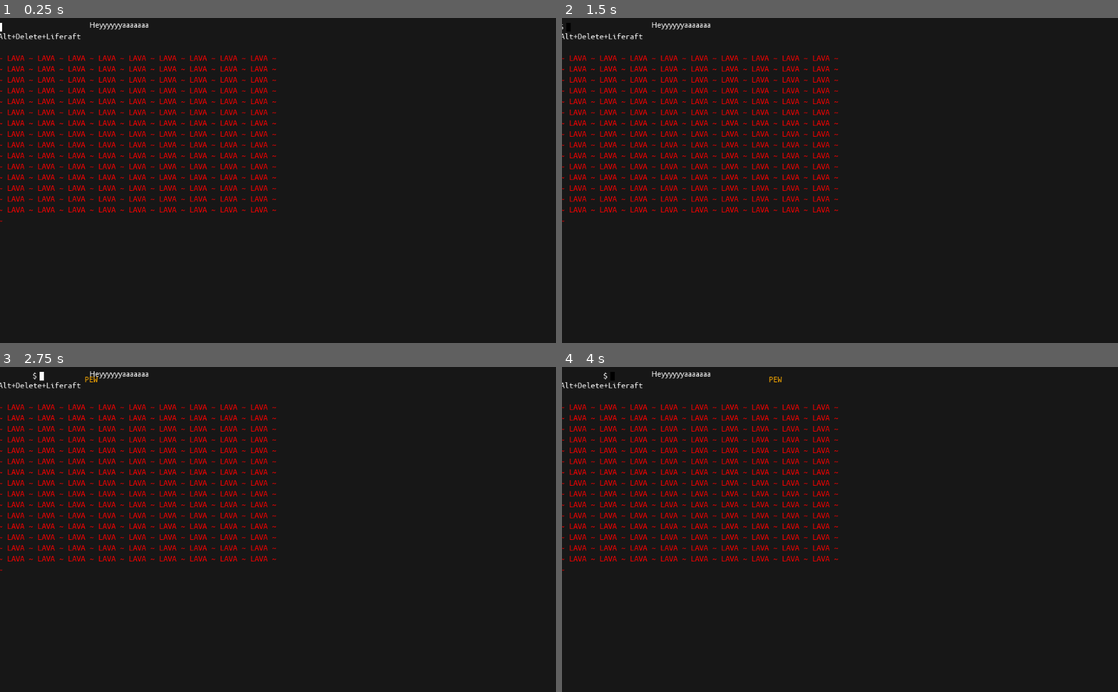
Above: before the commit, frames 1-4 (two rows, left to right).
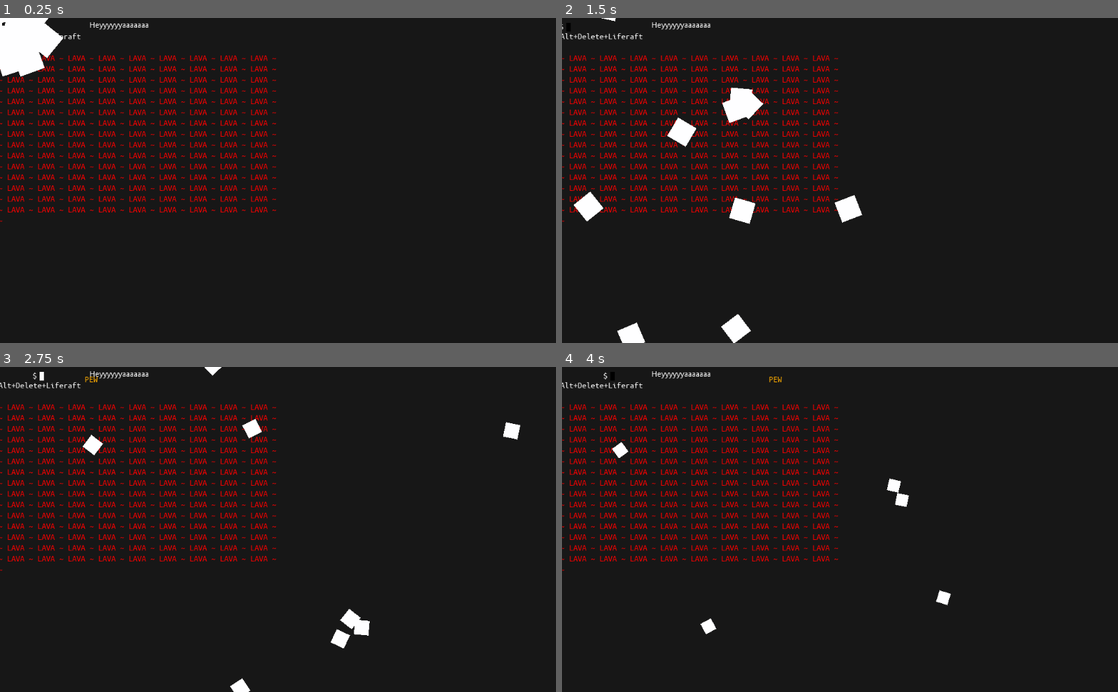
Above: after the commit, the same moments.

Repository: jaydubbyasee/ld45terminal
Game: Godot game, scene res://scenes/levels/TestLevel.tscn
Two runs of this game, one before a commit and one after it. Both use one fixed random seed, a clock stepped at 60 frames per second and the inputs below. This scene is started directly instead of the project's main scene.
Inputs (mouse positions are in pixels of both pictures, inside the frame that each line leads up to):
- Up to frame 1 (0.25 s): no input
- Up to frame 2 (1.5 s): click (650, 27) at 0.52 s; type "12" at 0.6 s; tap Enter (ui_accept) at 1.25, 1.35 s; hold Right (ui_right) from 1.28 s (still down)
- Up to frame 3 (2.75 s): keep holding Right (ui_right); tap Enter (ui_accept) at 1.52, 1.82, 2.27, 2.3, 2.57 s; tap D (shoot) at 2.1 s
- Up to frame 4 (4 s): release Right (ui_right) at 2.78 s; hold Left (ui_left) 2.78-3.53 s; tap Enter (ui_accept) at 2.85, 3.77, 3.8 s; hold Right (ui_right) from 3.53 s (still down); tap D (shoot) at 3.6 s

The runs differ from the first frame. In frame 1, 1.5% of the frame differs, in the area x 0-12%, y 0-19%; in frame 2, 2.1%, in the area x 2-54%, y 0-100%; in frame 3, 0.9%; in frame 4, 0.4%.

Commit message:
Add death sequence for the player character

Diff:
--- a/CursorBoy.gd
+++ b/CursorBoy.gd
@@ -21,6 +21,7 @@
 var _mode = CURSOR_MODE.normal
 
 func _ready():
+	$DeathParticleSystem.emitting = false
 	$AnimatedSprite.play("default")
 
 func _physics_process(delta):
@@ -79,3 +80,11 @@
 
 	if is_on_floor():
 		_is_jumping = false
+
+func die():
+	# Spawn a particle system in the parent scene
+	var particle_system = $DeathParticleSystem.duplicate()
+	get_parent().add_child(particle_system)
+	particle_system.global_position = global_position
+	particle_system.emitting = true
+	$DeathSfxPlayer.play()
--- a/CursorBoy.tscn
+++ b/CursorBoy.tscn
@@ -1,9 +1,10 @@
-[gd_scene load_steps=10 format=2]
+[gd_scene load_steps=13 format=2]
 
 [ext_resource path="res://CursorBoy.gd" type="Script" id=1]
 [ext_resource path="res://sprites/CursorBoy1.png" type="Texture" id=2]
 [ext_resource path="res://sprites/CursorBoy2.png" type="Texture" id=3]
 [ext_resource path="res://fonts/ubuntu-font-family-0.83/UbuntuMono-R.ttf" type="DynamicFontData" id=4]
+[ext_resource path="res://sfx/death_sound_01.wav" type="AudioStream" id=5]
 
 [sub_resource type="StyleBoxEmpty" id=1]
 
@@ -22,6 +23,12 @@
 
 [sub_resource type="DynamicFont" id=5]
 font_data = ExtResource( 4 )
+
+[sub_resource type="ShaderMaterial" id=6]
+
+[sub_resource type="Curve" id=7]
+max_value = 80.0
+_data = [ Vector2( 0.00799196, 47.6445 ), 0.0, 0.0, 0, 0, Vector2( 0.379858, 21.7749 ), 0.0, 0.0, 0, 0, Vector2( 0.929077, 12.5358 ), 0.0, 0.0, 0, 0 ]
 
 [node name="CursorBoy" type="KinematicBody2D"]
 script = ExtResource( 1 )
@@ -51,3 +58,30 @@
 margin_bottom = 6.84791
 custom_fonts/font = SubResource( 5 )
 text = "$"
+
+[node name="DeathParticleSystem" type="CPUParticles2D" parent="."]
+material = SubResource( 6 )
+emitting = false
+amount = 32
+lifetime = 10.0
+one_shot = true
+explosiveness = 1.0
+randomness = 1.0
+local_coords = false
+spread = 180.0
+gravity = Vector2( 0, 98 )
+initial_velocity = 400.0
+initial_velocity_random = 0.82
+angular_velocity = 180.0
+angular_velocity_random = 1.0
+linear_accel = 11.9
+radial_accel = 26.8
+radial_accel_random = 1.0
+angle_random = 1.0
+scale_amount_random = 1.0
+scale_amount_curve = SubResource( 7 )
+anim_speed = 28.0
+anim_speed_random = 1.0
+
+[node name="DeathSfxPlayer" type="AudioStreamPlayer" parent="."]
+stream = ExtResource( 5 )
--- a/project.godot
+++ b/project.godot
@@ -26,6 +26,13 @@
 
 [input]
 
+ui_accept={
+"deadzone": 0.5,
+"events": [ Object(InputEventKey,"resource_local_to_scene":false,"resource_name":"","device":0,"alt":false,"shift":false,"control":false,"meta":false,"command":false,"pressed":false,"scancode":16777221,"unicode":0,"echo":false,"script":null)
+, Object(InputEventKey,"resource_local_to_scene":false,"resource_name":"","device":0,"alt":false,"shift":false,"control":false,"meta":false,"command":false,"pressed":false,"scancode":16777222,"unicode":0,"echo":false,"script":null)
+, Object(InputEventJoypadButton,"resource_local_to_scene":false,"resource_name":"","device":0,"button_index":0,"pressure":0.0,"pressed":false,"script":null)
+ ]
+}
 ui_left={
 "deadzone": 0.5,
 "events": [ Object(InputEventKey,"resource_local_to_scene":false,"resource_name":"","device":0,"alt":false,"shift":false,"control":false,"meta":false,"command":false,"pressed":false,"scancode":16777231,"unicode":0,"echo":false,"script":null)
@@ -45,6 +52,7 @@
 "events": [ Object(InputEventKey,"resource_local_to_scene":false,"resource_name":"","device":0,"alt":false,"shift":false,"control":false,"meta":false,"command":false,"pressed":false,"scancode":16777232,"unicode":0,"echo":false,"script":null)
 , Object(InputEventJoypadButton,"resource_local_to_scene":false,"resource_name":"","device":0,"button_index":12,"pressure":0.0,"pressed":false,"script":null)
 , Object(InputEventKey,"resource_local_to_scene":false,"resource_name":"","device":0,"alt":false,"shift":false,"control":false,"meta":false,"command":false,"pressed":false,"scancode":74,"unicode":0,"echo":false,"script":null)
+, Object(InputEventKey,"resource_local_to_scene":false,"resource_name":"","device":0,"alt":false,"shift":false,"control":false,"meta":false,"command":false,"pressed":false,"scancode":32,"unicode":0,"echo":false,"script":null)
  ]
 }
 ui_down={
--- a/scenes/levels/TestLevel.gd
+++ b/scenes/levels/TestLevel.gd
@@ -2,6 +2,9 @@
 
 onready var cursor_scene = preload("res://CursorBoy.tscn")
 
+func _ready():
+	$CursorBoy.die()
+
 func _on_death(body):
 	get_tree().change_scene("res://scenes/levels/GameOver.tscn")
 	pass
--- /dev/null
+++ b/scenes/levels/level01/CameraTransitionTrigger.gd
@@ -0,0 +1,13 @@
+extends Area2D
+
+# Declare member variables here. Examples:
+# var a = 2
+# var b = "text"
+
+# Called when the node enters the scene tree for the first time.
+func _ready():
+	pass # Replace with function body.
+
+# Called every frame. 'delta' is the elapsed time since the previous frame.
+#func _process(delta):
+#	pass
--- a/scenes/levels/level01/Level_01_Tutorial.gd
+++ b/scenes/levels/level01/Level_01_Tutorial.gd
@@ -9,8 +9,6 @@
 
 func _on_help_trigger_exited(body_id, body, body_shape, area_shape):
 	if $CursorBoy == body:
-		$Tween.interpolate_property($Camera2D, "position", $Camera2D.position, $CameraHint01.position, 0.5, Tween.TRANS_CUBIC, Tween.EASE_IN_OUT)
-		$Tween.start()
 		print_debug("player exited")
 		help_entered = false
 	pass
@@ -38,11 +36,12 @@
 	if level_trigger_entered:
 		match text:
 			"open":
-				get_tree().change_scene("res://scenes/levels/level02/Level_02.tscn")
+				get_tree().change_scene("res://scenes/levels/GameOver.tscn")
+				# get_tree().change_scene("res://scenes/levels/level02/Level_02.tscn")
 
 var level_trigger_entered = false
 func _on_Level2Trigger_body_shape_entered(body_id, body, body_shape, area_shape):
-	if $CursorBoy == body:
+	if body == $CursorBoy:
 		level_trigger_entered = true
 	pass
 
@@ -51,3 +50,20 @@
 	if $CursorBoy == body:
 		level_trigger_entered = false
 	pass
+
+
+func _on_WorldBounds_body_exited(body):
+	if body == $CursorBoy:
+		print("ded")
+		$CursorBoy.die()
+	pass # Replace with function body.
+
+
+func _on_CameraTransitionTrigger01_body_entered(body):
+	if body == $CursorBoy:
+		print("entered camera trans")
+		var camera = $Cameras/Camera
+		var camera_hint = $Cameras/CameraHint01
+		$Tween.interpolate_property(camera, "position", camera.position, camera_hint.position, 0.5, Tween.TRANS_CUBIC, Tween.EASE_IN_OUT)
+		$Tween.start()
+	pass # Replace with function body.
--- a/scenes/levels/level01/Level_01_Tutorial.tscn
+++ b/scenes/levels/level01/Level_01_Tutorial.tscn
@@ -1,49 +1,49 @@
-[gd_scene load_steps=12 format=2]
+[gd_scene load_steps=13 format=2]
 
 [ext_resource path="res://scenes/levels/level01/Level_01_Tutorial.gd" type="Script" id=1]
 [ext_resource path="res://CursorBoy.tscn" type="PackedScene" id=2]
 [ext_resource path="res://scripts/collidable_label.gd" type="Script" id=3]
-[ext_resource path="res://scenes/levels/level01/HelpTrigger.gd" type="Script" id=4]
-[ext_resource path="res://scenes/levels/level01/Node.gd" type="Script" id=5]
-[ext_resource path="res://scenes/levels/level01/FileGroup.gd" type="Script" id=6]
+[ext_resource path="res://scenes/levels/level01/Node.gd" type="Script" id=4]
+[ext_resource path="res://scenes/levels/level01/FileGroup.gd" type="Script" id=5]
+[ext_resource path="res://scenes/levels/level01/HelpTrigger.gd" type="Script" id=6]
 
 [sub_resource type="RectangleShape2D" id=1]
+extents = Vector2( 581.667, 410.269 )
+
+[sub_resource type="RectangleShape2D" id=2]
 extents = Vector2( 3.99892, 7.56165 )
 
-[sub_resource type="RectangleShape2D" id=2]
-extents = Vector2( 175.014, 88.6747 )
-
-[sub_resource type="GDScript" id=3]
-script/source = "extends Camera2D
-
-# Declare member variables here. Examples:
-# var a = 2
-# var b = \"text\"
-
-# Called when the node enters the scene tree for the first time.
-func _ready():
-	pass # Replace with function body.
-
-# Called every frame. 'delta' is the elapsed time since the previous frame.
-#func _process(delta):
-#	pass
-"
+[sub_resource type="RectangleShape2D" id=5]
+extents = Vector2( 334.041, 382.45 )
+
+[sub_resource type="RectangleShape2D" id=6]
+extents = Vector2( 50, 40 )
+
+[sub_resource type="RectangleShape2D" id=7]
+extents = Vector2( 270, 250 )
 
 [sub_resource type="RectangleShape2D" id=4]
-extents = Vector2( 270, 250 )
-
-[sub_resource type="RectangleShape2D" id=5]
-extents = Vector2( 50, 40 )
+extents = Vector2( 151.302, 60.5969 )
 
 [node name="Level01_Tutorial" type="Node2D"]
 script = ExtResource( 1 )
 
+[node name="WorldBounds" type="Area2D" parent="."]
+editor/display_folded = true
+position = Vector2( -235.602, 352.452 )
+
+[node name="CollisionShape2D" type="CollisionShape2D" parent="WorldBounds"]
+self_modulate = Color( 0, 0, 0, 1 )
+show_behind_parent = true
+position = Vector2( 667.673, 46.7792 )
+shape = SubResource( 1 )
+
 [node name="CursorBoy" parent="." instance=ExtResource( 2 )]
 editor/display_folded = true
 position = Vector2( 21.7078, 29.8747 )
 
 [node name="CollisionBox" parent="CursorBoy" index="1"]
-shape = SubResource( 1 )
+shape = SubResource( 2 )
 
 [node name="Platform1" type="Label" parent="."]
 margin_left = 6.0
@@ -61,16 +61,9 @@
 text = "Use the command /help or /h to get started"
 script = ExtResource( 3 )
 
-[node name="HelpTrigger" type="Area2D" parent="."]
-position = Vector2( 96.1257, 75.8678 )
+[node name="HelpGroup" type="Node" parent="."]
+editor/display_folded = true
 script = ExtResource( 4 )
-
-[node name="CollisionShape2D" type="CollisionShape2D" parent="HelpTrigger"]
-position = Vector2( 76.4565, 14.1322 )
-shape = SubResource( 2 )
-
-[node name="HelpGroup" type="Node" parent="."]
-script = ExtResource( 5 )
 
 [node name="CollidableLabel2" type="Label" parent="HelpGroup"]
 margin_left = 360.0
@@ -122,18 +115,11 @@
 text = "clear - clears and resets the terminal"
 script = ExtResource( 3 )
 
-[node name="Camera2D" type="Camera2D" parent="."]
-position = Vector2( 510, 300 )
-current = true
-script = SubResource( 3 )
-
-[node name="CameraHint01" type="Node2D" parent="."]
-position = Vector2( 820, 510 )
-
 [node name="Tween" type="Tween" parent="."]
 
 [node name="FileGroup" type="Node" parent="."]
-script = ExtResource( 6 )
+editor/display_folded = true
+script = ExtResource( 5 )
 
 [node name="CollidableLabel" type="Label" parent="FileGroup"]
 margin_left = 320.0
@@ -162,19 +148,6 @@
 text = "level02.txt"
 script = ExtResource( 3 )
 
-[node name="CommandsTrigger" type="Area2D" parent="."]
-
-[node name="CollisionShape2D" type="CollisionShape2D" parent="CommandsTrigger"]
-position = Vector2( 508.452, 440 )
-shape = SubResource( 4 )
-
-[node name="Level2Trigger" type="Area2D" parent="."]
-position = Vector2( 320, 610 )
-
-[node name="CollisionShape2D" type="CollisionShape2D" parent="Level2Trigger"]
-position = Vector2( 40, 10 )
-shape = SubResource( 5 )
-
 [node name="CollidableLabel" type="Label" parent="."]
 margin_left = 5.73999
 margin_top = 61.7907
@@ -182,12 +155,60 @@
 margin_bottom = 75.7907
 text = "To enter command mode, press <enter>"
 script = ExtResource( 3 )
+
+[node name="Triggers" type="Node" parent="."]
+editor/display_folded = true
+
+[node name="HelpTrigger" type="Area2D" parent="Triggers"]
+editor/display_folded = true
+visible = false
+position = Vector2( 96.1257, 75.8678 )
+script = ExtResource( 6 )
+
+[node name="CollisionShape2D" type="CollisionShape2D" parent="Triggers/HelpTrigger"]
+position = Vector2( 236.739, 321.253 )
+shape = SubResource( 5 )
+
+[node name="Level2Trigger" type="Area2D" parent="Triggers"]
+editor/display_folded = true
+visible = false
+position = Vector2( 320, 610 )
+
+[node name="CollisionShape2D" type="CollisionShape2D" parent="Triggers/Level2Trigger"]
+position = Vector2( 40, 10 )
+shape = SubResource( 6 )
+
+[node name="CommandsTrigger" type="Area2D" parent="Triggers"]
+editor/display_folded = true
+visible = false
+
+[node name="CollisionShape2D" type="CollisionShape2D" parent="Triggers/CommandsTrigger"]
+position = Vector2( 508.452, 440 )
+shape = SubResource( 7 )
+
+[node name="Cameras" type="Node" parent="."]
+editor/display_folded = true
+
+[node name="CameraTransitionTrigger01" type="Area2D" parent="Cameras"]
+
+[node name="CollisionShape2D" type="CollisionShape2D" parent="Cameras/CameraTransitionTrigger01"]
+position = Vector2( 458.996, 251.439 )
+shape = SubResource( 4 )
+
+[node name="CameraHint01" type="Node2D" parent="Cameras"]
+position = Vector2( 820, 510 )
+
+[node name="Camera" type="Camera2D" parent="Cameras"]
+position = Vector2( 510, 300 )
+current = true
+[connection signal="body_exited" from="WorldBounds" to="." method="_on_WorldBounds_body_exited"]
 [connection signal="player_submitted_text" from="CursorBoy" to="." method="_on_CursorBoy_player_submitted_text"]
-[connection signal="body_shape_entered" from="HelpTrigger" to="." method="_on_player_enters_help_trigger"]
-[connection signal="body_shape_exited" from="HelpTrigger" to="." method="_on_help_trigger_exited"]
-[connection signal="body_shape_entered" from="CommandsTrigger" to="." method="_on_CommandsTrigger_body_shape_entered"]
-[connection signal="body_shape_exited" from="CommandsTrigger" to="." method="_on_CommandsTrigger_body_shape_exited"]
-[connection signal="body_shape_entered" from="Level2Trigger" to="." method="_on_Level2Trigger_body_shape_entered"]
-[connection signal="body_shape_exited" from="Level2Trigger" to="." method="_on_Level2Trigger_body_shape_exited"]
+[connection signal="body_shape_entered" from="Triggers/HelpTrigger" to="." method="_on_player_enters_help_trigger"]
+[connection signal="body_shape_exited" from="Triggers/HelpTrigger" to="." method="_on_help_trigger_exited"]
+[connection signal="body_shape_entered" from="Triggers/Level2Trigger" to="." method="_on_Level2Trigger_body_shape_entered"]
+[connection signal="body_shape_exited" from="Triggers/Level2Trigger" to="." method="_on_Level2Trigger_body_shape_exited"]
+[connection signal="body_shape_entered" from="Triggers/CommandsTrigger" to="." method="_on_CommandsTrigger_body_shape_entered"]
+[connection signal="body_shape_exited" from="Triggers/CommandsTrigger" to="." method="_on_CommandsTrigger_body_shape_exited"]
+[connection signal="body_entered" from="Cameras/CameraTransitionTrigger01" to="." method="_on_CameraTransitionTrigger01_body_entered"]
 
 [editable path="CursorBoy"]
Not shown, added: sfx/death_sound.ogg.import
Not shown, added: sfx/death_sound.wav.import
Not shown, added: sfx/death_sound_01.wav.import
Not shown, added: sfx/death_sound.ogg
Not shown, added: sfx/death_sound.wav
Not shown, added: sfx/death_sound_01.wav
